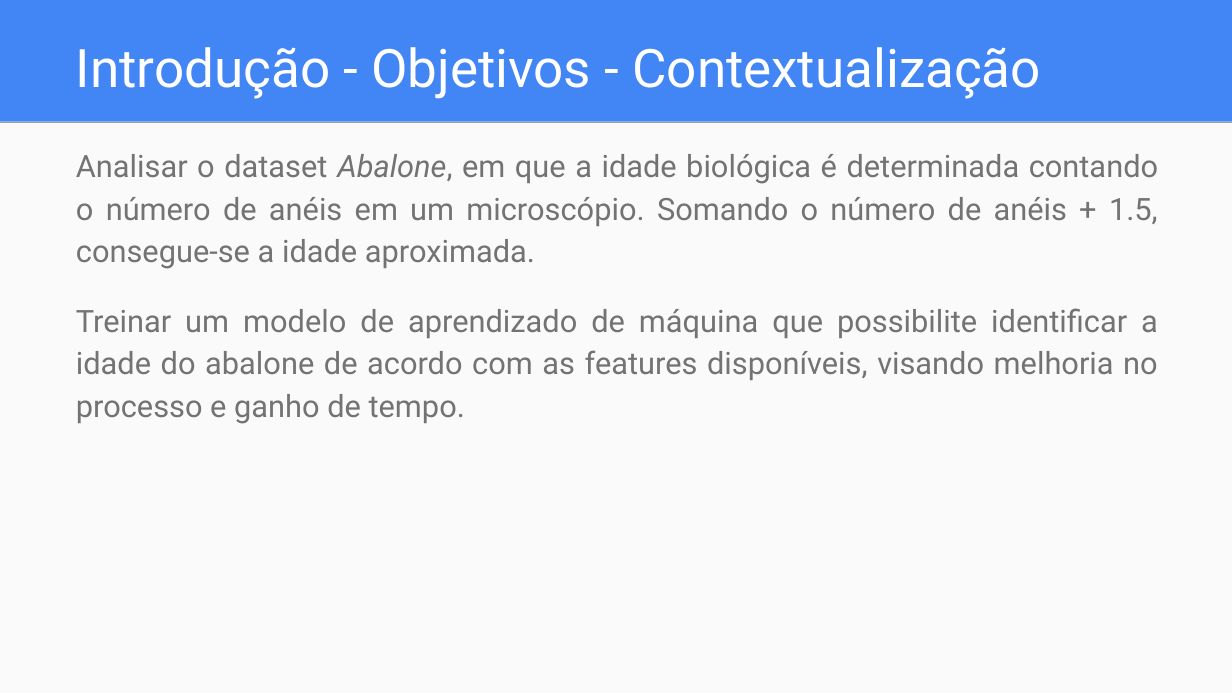
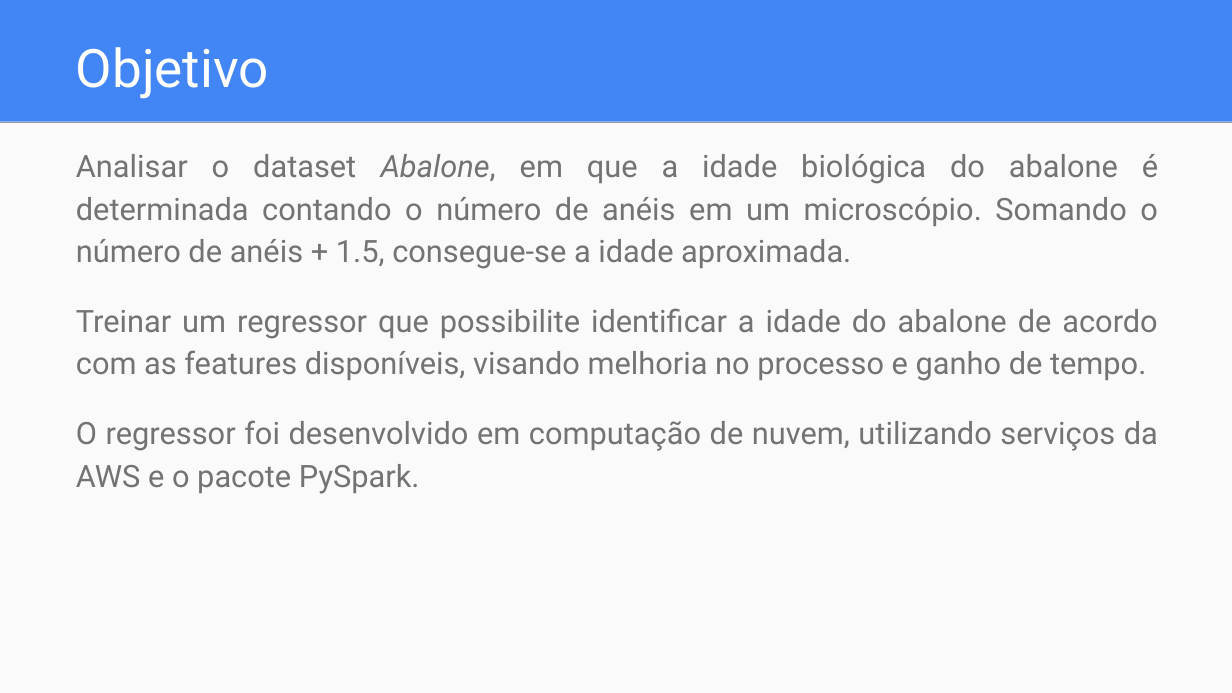
Before and after one commit to dwelcaslu/IFSP-Projeto-Interdisciplinar-2021.02, a slide deck: slide 4 of reports/Apresentação - Projeto Interdisciplinar.pptx (slide 3 before the commit). Drawn at 1232x693 pixels with LibreOffice and Linux fonts; fonts in the diff are those of the drawing. Boxes give left, top, right and bottom in pixels: in the first picture for what was removed or moved away, otherwise in the second. Text is boxed around its words. In the diff, an @@ line names an element or a change of style, - is before the commit and + after.

```diff
--- a/reports/Apresentação - Projeto Interdisciplinar.pptx
+++ b/reports/Apresentação - Projeto Interdisciplinar.pptx
@@ title at box(76, 47, 269, 99): text changed @@
-Introdução - Objetivos - Contextualização
+Objetivo
@@ text at box(76, 154, 1158, 494): text changed @@
-Analisar o dataset Abalone, em que a idade biológica é determinada contando o número de anéis em um microscópio. Somando o número de anéis + 1.5, consegue-se a idade aproximada.
-Treinar um modelo de aprendizado de máquina que possibilite identificar a idade do abalone de acordo com as features disponíveis, visando melhoria no processo e ganho de tempo.
+Analisar o dataset Abalone, em que a idade biológica do abalone é determinada contando o número de anéis em um microscópio. Somando o número de anéis + 1.5, consegue-se a idade aproximada.
+Treinar um regressor que possibilite identificar a idade do abalone de acordo com as features disponíveis, visando melhoria no processo e ganho de tempo.
+O regressor foi desenvolvido em computação de nuvem, utilizando serviços da AWS e o pacote PySpark.
```
Also in this commit, not shown: 8 other slides changed, 15 slides added, 9 slides removed, 2 other files.
